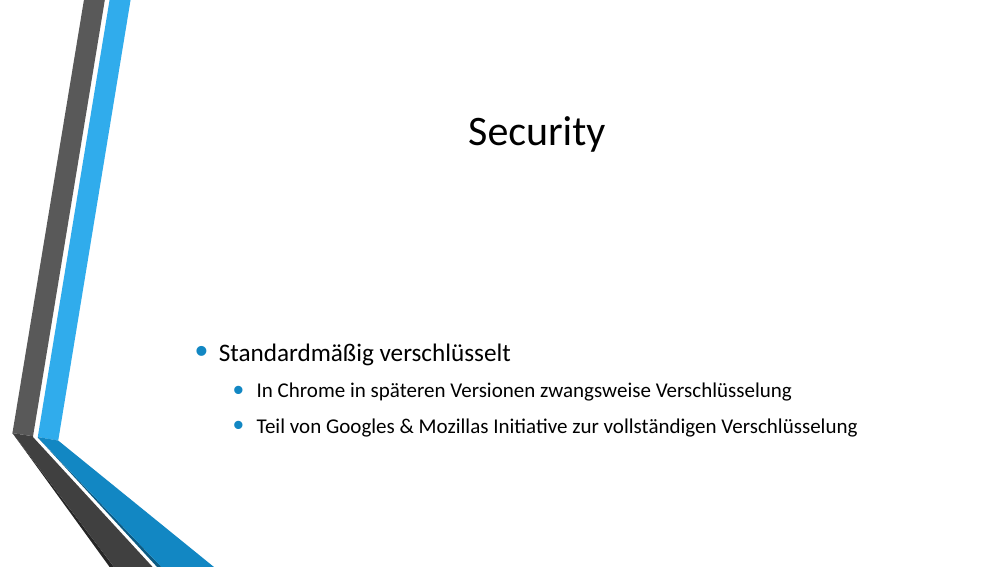
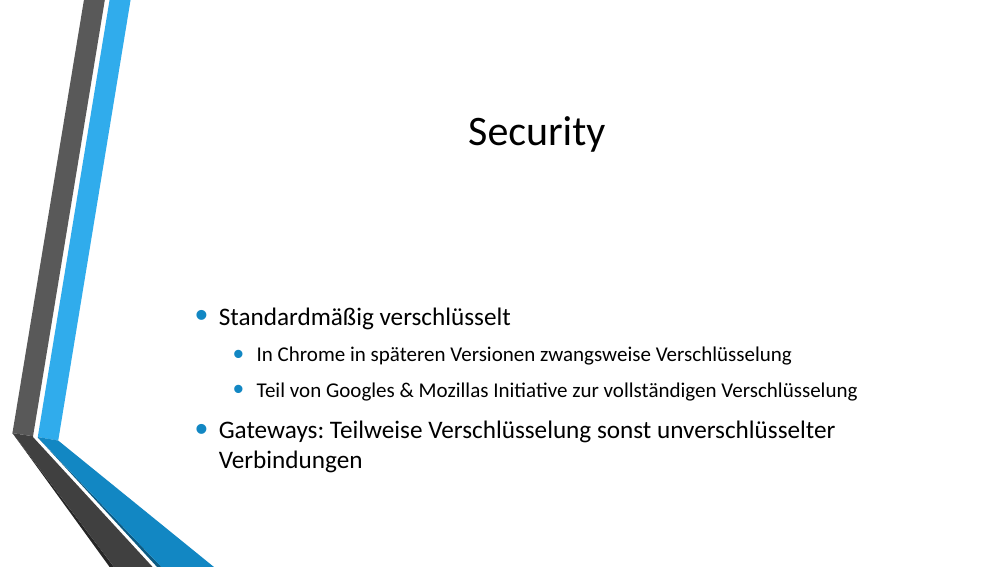
Before and after one commit to autarchprinceps/Reactive-Load-Generator, a slide deck: slide 14 of research/Präsentation.pptx. Drawn at 1008x567 pixels with LibreOffice and Linux fonts; fonts in the diff are those of the drawing; background and template pictures are left out. Boxes give left, top, right and bottom in pixels: in the first picture for what was removed or moved away, otherwise in the second. Text is boxed around its words. In the diff, an @@ line names an element or a change of style, - is before the commit and + after.

```diff
--- a/research/Präsentation.pptx
+++ b/research/Präsentation.pptx
@@ text at (219, 420, 835, 473): paragraph added @@
+• Gateways: Teilweise Verschlüsselung sonst unverschlüsselter Verbindungen
```
Also in this commit, not shown: 7 other slides changed, 1 slide added, 1 other file.
